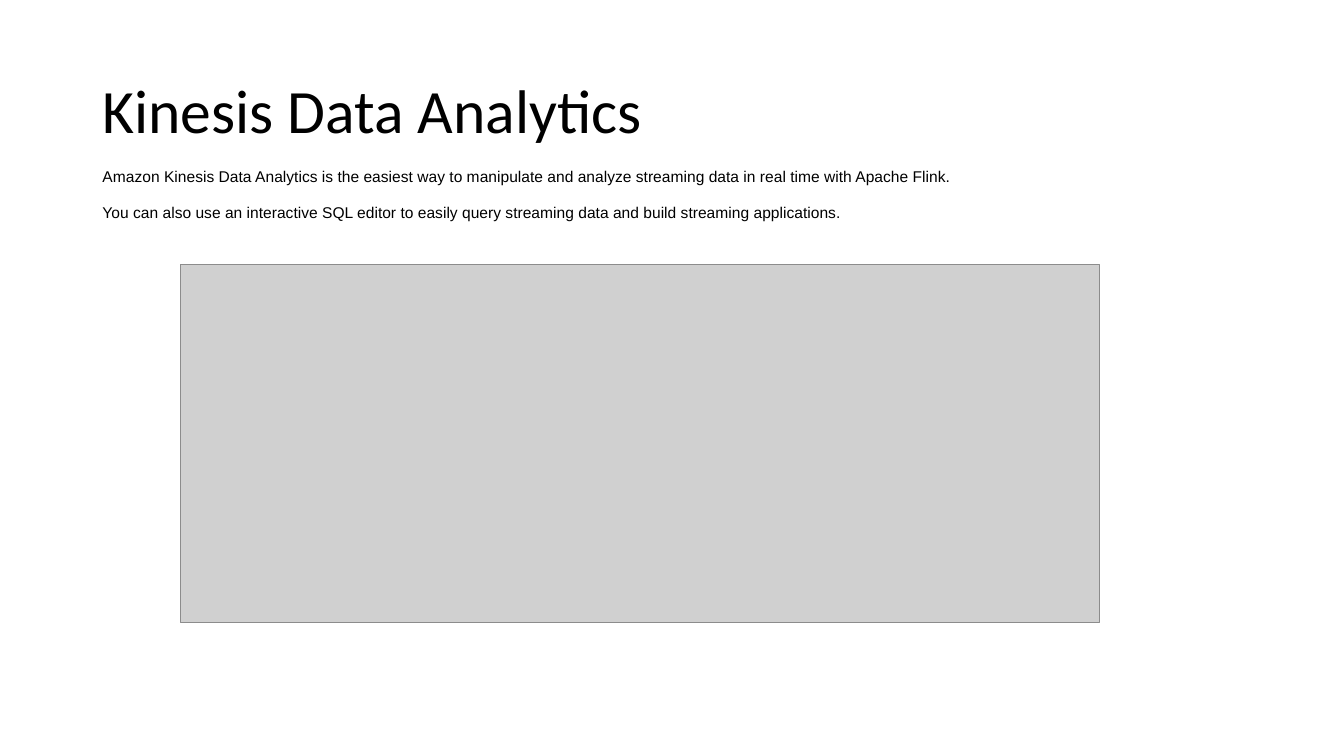
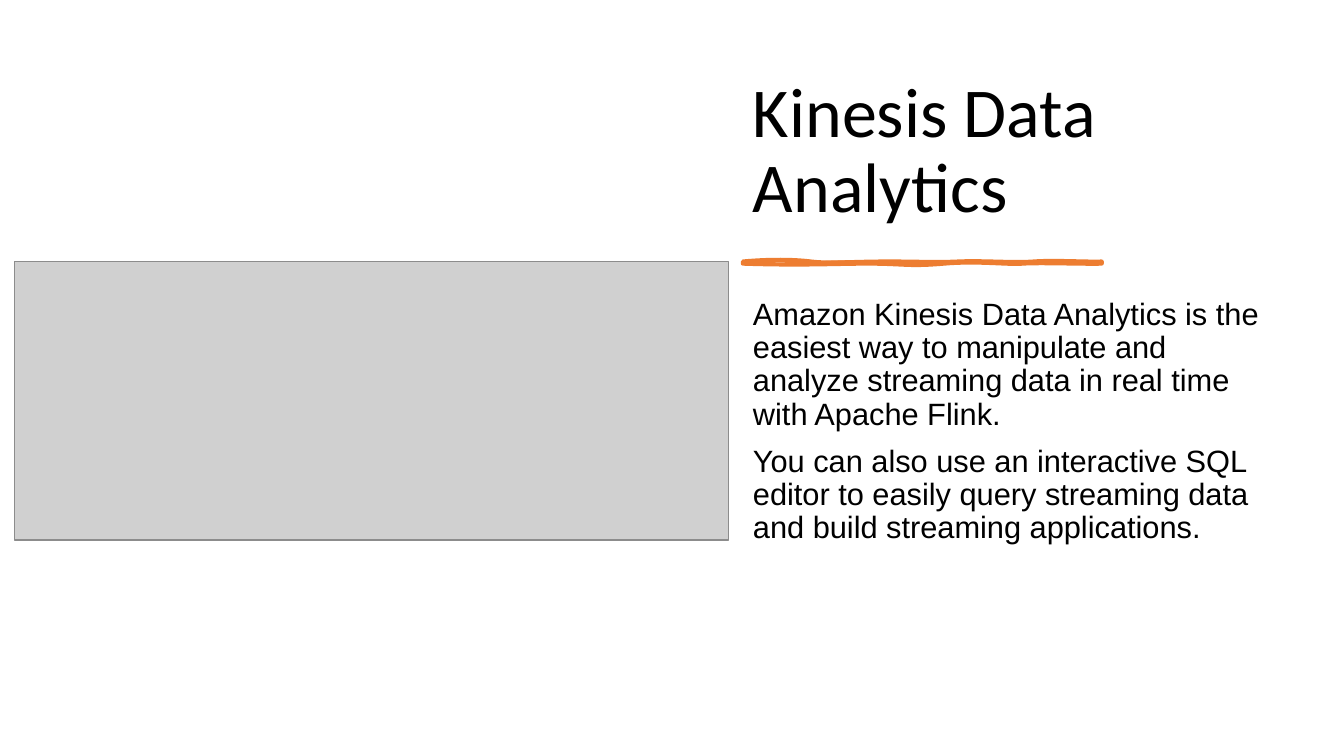
Before and after one commit to IlyaChakun/aws-iba-courses, a slide deck: slide 12 of lecture-materials/Analytics/Kinesis/Kinesis.pptx (slide 9 before the commit). Drawn at 1344x756 pixels with LibreOffice and Linux fonts; fonts in the diff are those of the drawing; grey boxes stand for pictures. Boxes give left, top, right and bottom in pixels: in the first picture for what was removed or moved away, otherwise in the second. Text is boxed around its words. In the diff, an @@ line names an element or a change of style, - is before the commit and + after.

```diff
--- a/lecture-materials/Analytics/Kinesis/Kinesis.pptx
+++ b/lecture-materials/Analytics/Kinesis/Kinesis.pptx
@@ title "Kinesis Data Analytics": place and size @@
-title "Kinesis Data Analytics" at <box>102,90,642,143</box>
+title "Kinesis Data Analytics" at <box>753,89,1095,224</box>
@@ title "Kinesis Data Analytics" at <box>753,89,1095,224</box>: size 44 to 50 pt; vertical alignment middle to bottom @@
@@ picture: place and size @@
-picture at <box>181,264,1101,622</box>
+picture at <box>14,262,728,540</box>
@@ freeform shape added at <box>743,262,1102,264</box>, fill #ED7D31, outline #ED7D31 3 pt @@
@@ text "Amazon Kinesis Data Analytics is ...": place and size @@
-text "Amazon Kinesis Data Analytics is ..." at <box>102,170,950,221</box>
+text "Amazon Kinesis Data Analytics is ..." at <box>753,302,1259,544</box>
@@ text "Amazon Kinesis Data Analytics is ..." at <box>753,302,1259,544</box>: size 11.1 to 22 pt; line spacing 1.2 to 0.9 @@
```
Also in this commit, not shown: 12 other slides changed, 6 slides added, 2 slides removed.
